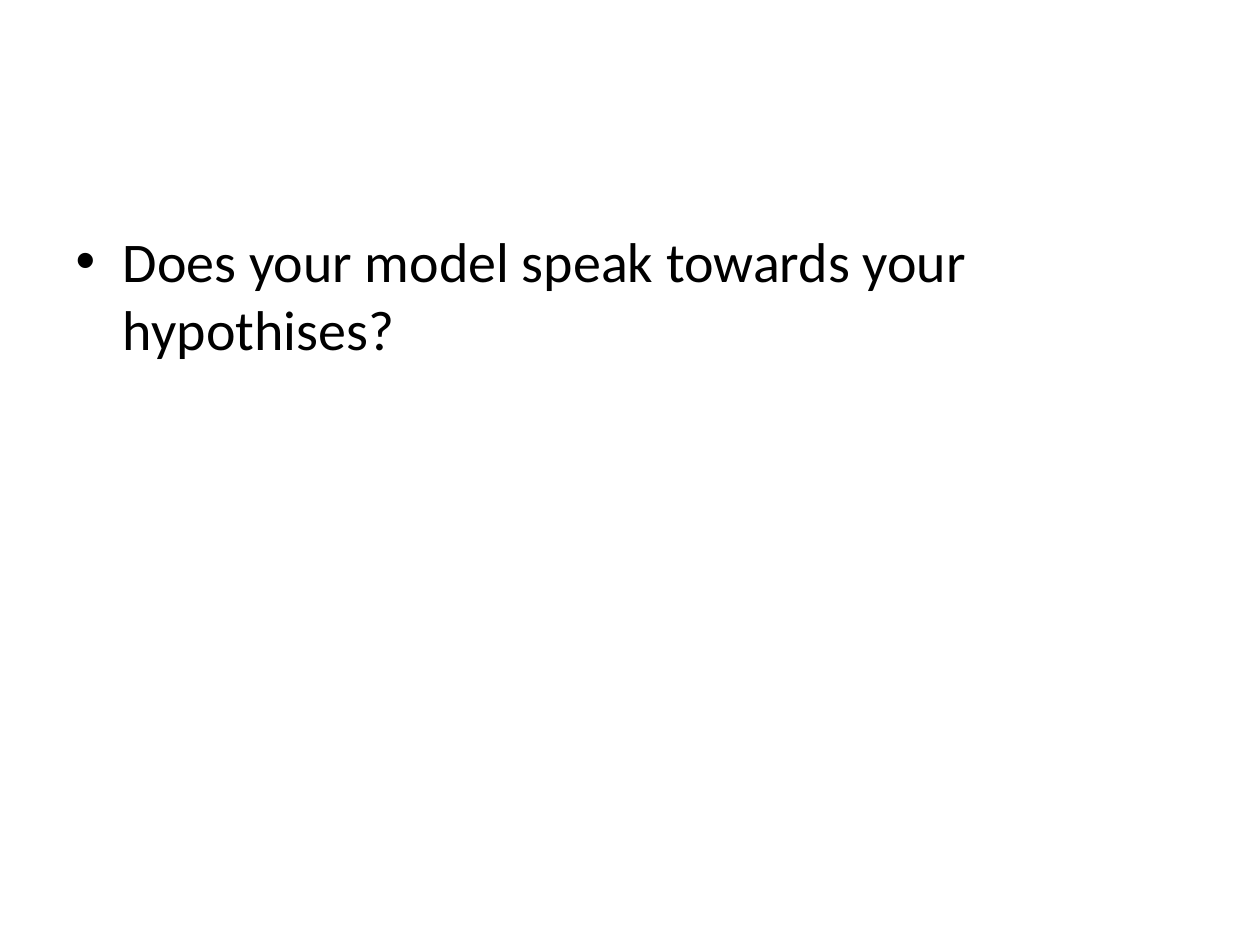
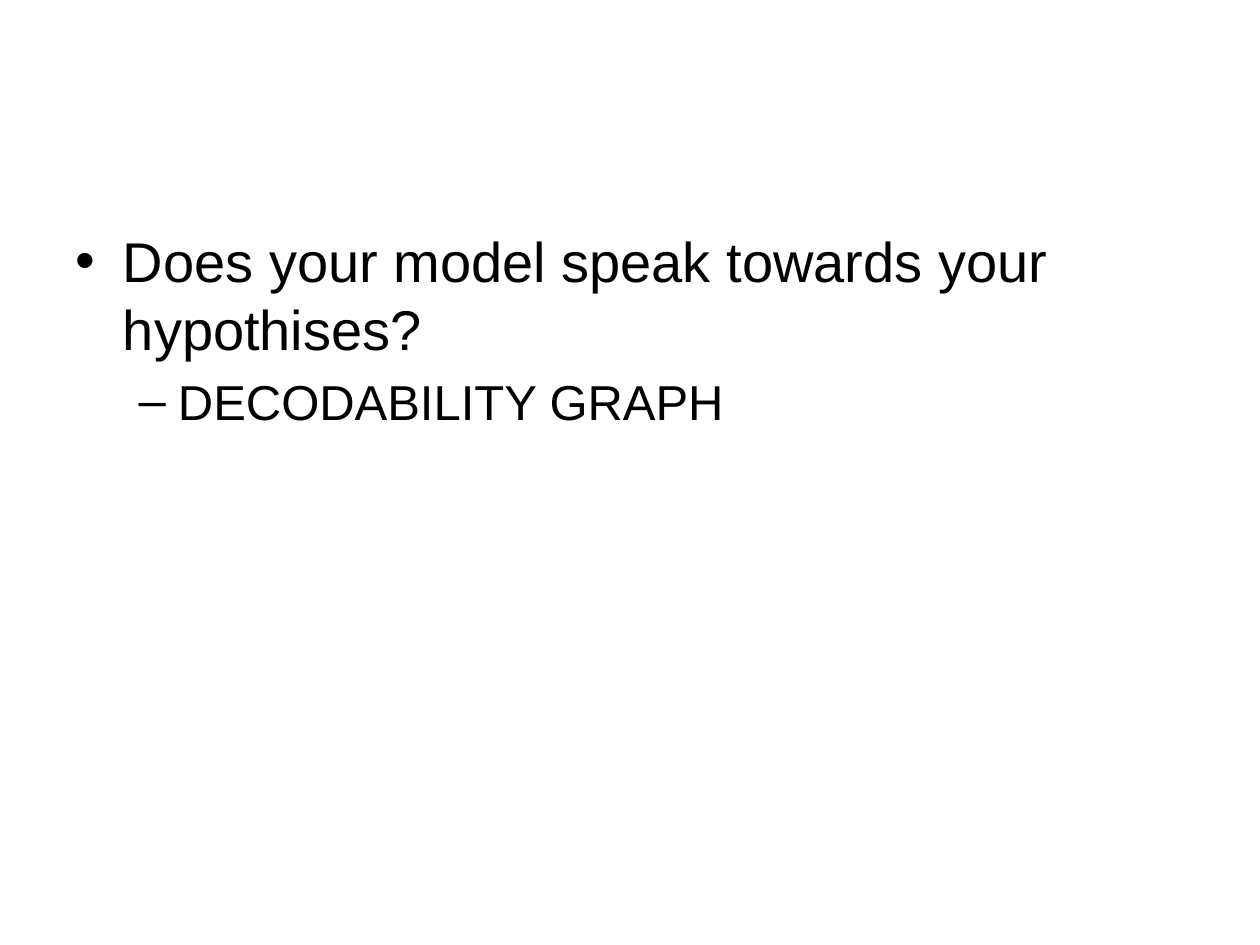
Before and after one commit to noah3695/CoSMo2018, a slide deck: slide 11 of CoSMO_GroupProjectPresentationTemplate2018.pptx. Drawn at 1260x945 pixels with LibreOffice and Linux fonts; fonts in the diff are those of the drawing; background and template pictures are left out. Boxes give left, top, right and bottom in pixels: in the first picture for what was removed or moved away, otherwise in the second. Text is boxed around its words. In the diff, an @@ line names an element or a change of style, - is before the commit and + after.

```diff
--- a/CoSMO_GroupProjectPresentationTemplate2018.pptx
+++ b/CoSMO_GroupProjectPresentationTemplate2018.pptx
@@ text at (x1=123, y1=241, x2=1047, y2=360): font Calibri to Arial in "Does your model speak towards your hypothises?" @@
@@ text at (x1=178, y1=385, x2=724, y2=421): paragraph added @@
+  – DECODABILITY GRAPH
```
Also in this commit, not shown: 11 other slides changed, 2 slides added, 1 slide removed.
